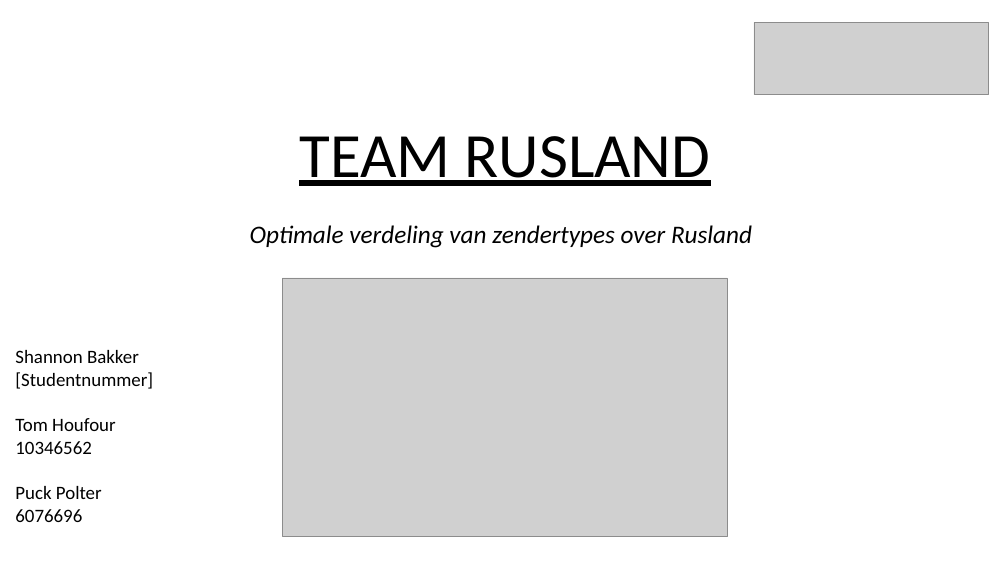
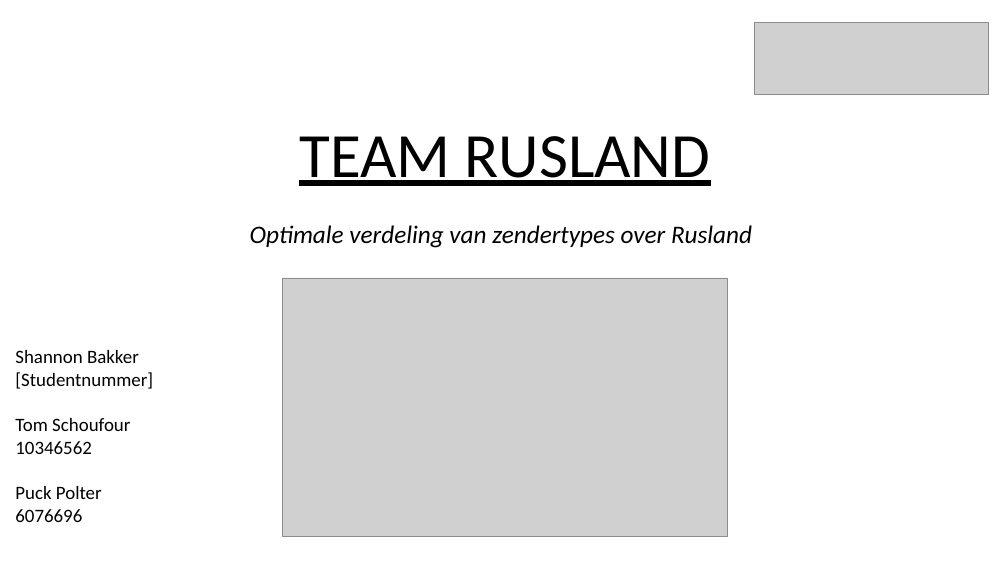
Before and after one commit to Tomttaw/Radio-Russia, a slide deck: slide 1 of powerpoint week 5.pptx. Drawn at 1008x567 pixels with LibreOffice and Linux fonts; fonts in the diff are those of the drawing; grey boxes stand for pictures. Boxes give left, top, right and bottom in pixels: in the first picture for what was removed or moved away, otherwise in the second. Text is boxed around its words. In the diff, an @@ line names an element or a change of style, - is before the commit and + after.

```diff
--- a/powerpoint week 5.pptx
+++ b/powerpoint week 5.pptx
@@ text at (15, 418, 130, 454): text changed @@
-Tom Houfour
-10346562
+Tom Schoufour
+10346562
```
Also in this commit, not shown: 2 other slides changed.
